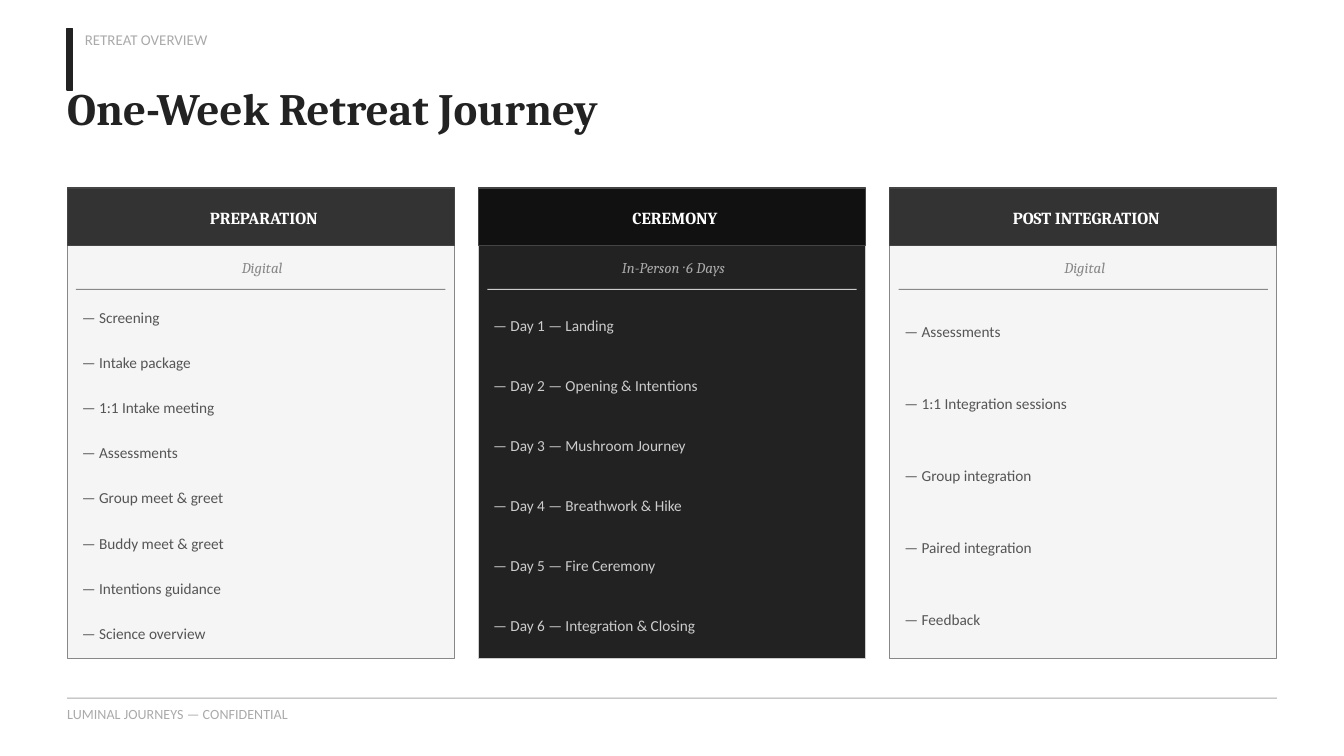
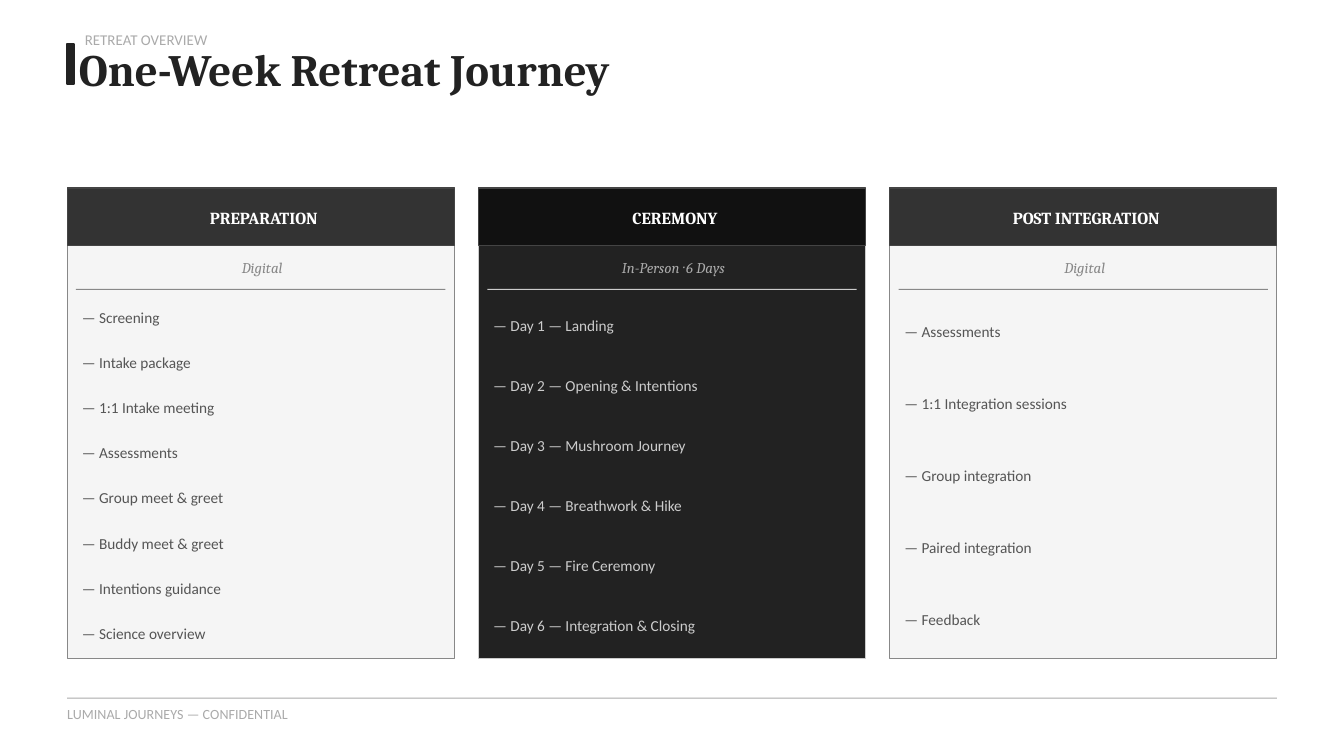
Before and after one commit to luminaljourneys/luminaljourneys.github.io, a slide deck: slide 2 of presentations/5-17-2026-luminal_journeys_with_agenda.pptx. Drawn at 1344x756 pixels with LibreOffice and Linux fonts; fonts in the diff are those of the drawing. Boxes give left, top, right and bottom in pixels: in the first picture for what was removed or moved away, otherwise in the second. Text is boxed around its words. In the diff, an @@ line names an element or a change of style, - is before the commit and + after.

```diff
--- a/presentations/5-17-2026-luminal_journeys_with_agenda.pptx
+++ b/presentations/5-17-2026-luminal_journeys_with_agenda.pptx
@@ rectangle: place and size @@
-rectangle at [67, 28, 73, 90]
+rectangle at [67, 44, 74, 85]
@@ text "One-Week Retreat Journey" rewrapped from [67, 83, 597, 135] to [79, 55, 609, 96] @@
```
Also in this commit, not shown: 4 other files.
